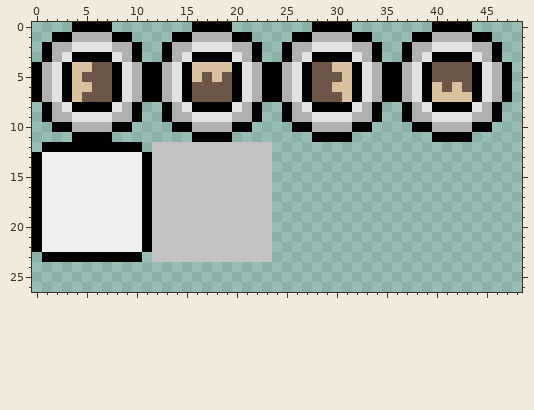
Sprite sheet -- Sprite_Sheet.png. Above, as it was before the edit.
The file is 128x128 pixels. Colours within 5 levels of each other are drawn and written as one. Shown: x 0..48, y 0..26.
Once edited:
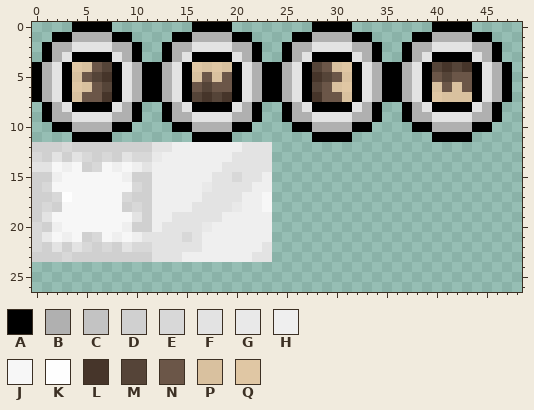
Palette (. is transparent): A #000000  B #b0b0b0  C #c3c3c3  D #d0d0d0  E #d8d8d8  F #e3e3e3  G #e9e9e9  H #efefef  J #f7f7f7  K #fefefe  L #46352a  M #554438  N #6b5648  P #d9c19f  Q #e0c7a4
Diff:
{"y":4,"x":4,"old":"P","new":"Q"}
{"y":4,"x":7,"old":"N","new":"M"}
{"y":4,"x":16,"old":"P","new":"Q"}
{"y":4,"x":18,"old":"P","new":"Q"}
{"y":4,"x":28,"old":"N","new":"M"}
{"y":4,"x":31,"old":"P","new":"Q"}
{"y":4,"x":40,"old":"NNNN","new":"MLML"}
{"y":5,"x":6,"old":"NN","new":"ML"}
{"y":5,"x":28,"old":"NN","new":"LM"}
{"y":5,"x":41,"old":"N","new":"M"}
{"y":6,"x":4,"old":"P","new":"Q"}
{"y":6,"x":7,"old":"N","new":"M"}
{"y":6,"x":17,"old":"N","new":"M"}
{"y":6,"x":28,"old":"N","new":"M"}
{"y":6,"x":31,"old":"P","new":"Q"}
{"y":7,"x":7,"old":"N","new":"L"}
{"y":7,"x":16,"old":"NNNN","new":"MLML"}
{"y":7,"x":28,"old":"N","new":"L"}
{"y":7,"x":40,"old":"P","new":"Q"}
{"y":12,"x":0,"old":".AAAAAAAAAA.CCCCCCCCCCCC","new":"DDDEDDDDDDDDFFHHHHHHHFFF"}
{"y":13,"x":0,"old":"AHHHHHHHHHHACCCCCCCCCCCC","new":"EDFDFEDEDFEEGHHHHHHHFFFF"}
{"y":14,"x":0,"old":"AHH","new":"FFJ"}
{"y":14,"x":4,"old":"HHHH","new":"JDEJ"}
{"y":14,"x":9,"old":"H","new":"J"}
{"y":14,"x":11,"old":"ACCCCCCCCCCCC","new":"FHHHHHHHFFFFF"}
{"y":15,"x":0,"old":"AH","new":"DD"}
{"y":15,"x":3,"old":"HHHHHH","new":"JJJJJJ"}
{"y":15,"x":10,"old":"HACCCCCCCCCCCC","new":"DDHHHHHHFFEFFH"}
{"y":16,"x":0,"old":"AHHHHHHHHHHACCCCCCCCCCCC","new":"DEJJJJJJJJEDHHHHHGFFFFHH"}
{"y":17,"x":0,"old":"AHHHHHHHHHHACCCCCCCCCCCC","new":"DDEKJJJJJEDDHHHHHFFFFHHJ"}
{"y":18,"x":0,"old":"AHHHHHHHHHHACCCCCCCCCCCC","new":"DEDJJJJJJDEDHHHHFFFFGHHJ"}
{"y":19,"x":0,"old":"AHHHHHHHHHHACCCCCCCCCCCC","new":"DFJJJJJJJJFDHHFFFFFHHHHH"}
{"y":20,"x":0,"old":"AH","new":"ED"}
{"y":20,"x":3,"old":"HHHHHH","new":"JJJJJJ"}
{"y":20,"x":10,"old":"HACCCCCCCCCCCC","new":"DDHFFFFGHHHHHH"}
{"y":21,"x":0,"old":"AHH","new":"EGJ"}
{"y":21,"x":4,"old":"HHHH","new":"JDEJ"}
{"y":21,"x":9,"old":"H","new":"J"}
{"y":21,"x":11,"old":"ACCCCCCCCCCCC","new":"FFFFEFHHHHHHH"}
{"y":22,"x":0,"old":"AHHHHHHHHHHACCCCCCCCCCCC","new":"EDFDFEDEDFEEFFFFFHHHHHHF"}
{"y":23,"x":0,"old":".AAAAAAAAAA.CCCCCCCCCCCC","new":"DDDEDDDDDDDDFFFHHHHHHHFF"}
{"label":"changed","picture_box":[72,62,112,102]}
{"label":"changed","picture_box":[192,62,232,102]}
{"label":"changed","picture_box":[312,62,352,102]}
{"label":"changed","picture_box":[432,62,472,102]}
{"label":"changed","picture_box":[32,142,272,262]}
